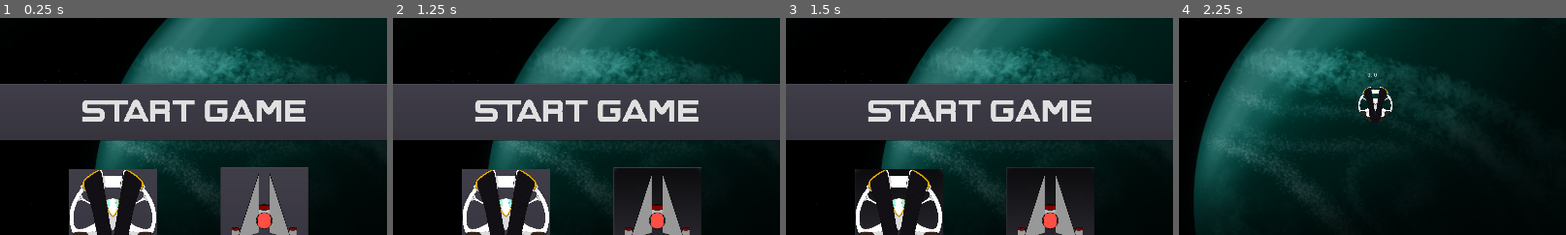
Above: before the commit, frames 1-4 (left to right).
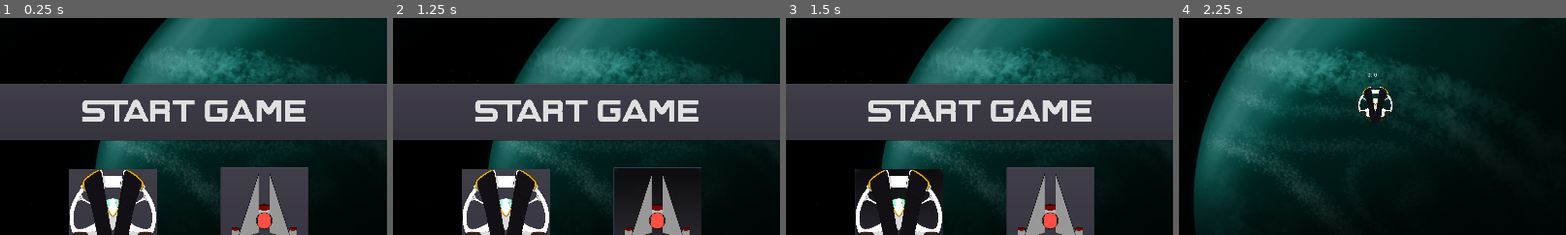
Above: after the commit, the same moments.

Repository: Muxed0/project_tomorrow
Game: Godot game, scene res://ui/main_menu/main_menu.tscn
Same seed, same stepped clock (60 frames per second), same inputs: the game is played once before the commit and once after it.
Inputs (mouse positions are % of the whole screen's width and height, from its top left):
- Up to frame 1 (0.25 s): no input
- Up to frame 2 (1.25 s): click (59, 76) at 0.5 s
- Up to frame 3 (1.5 s): click (39, 75) at 1.25 s
- Up to frame 4 (2.25 s): click "Start Game" at 2 s
The pictures show only the part of the screen within x 25-75%, y 30-80%; the shares and areas given below are measured in that part.

Frames 1-2 are identical in both runs. In frame 3, 4.8% of the frame differs, in the area x 57-80%, y 68-97%; in frame 4, nothing differs.

Commit message:
Implemented ship selection

Diff:
--- /dev/null
+++ b/game/entities/player/ship_data.gd
@@ -0,0 +1,3 @@
+extends Node
+
+var ship_type = 0
--- a/game/project.godot
+++ b/game/project.godot
@@ -13,6 +13,10 @@
 config/name="project_tomorrow"
 run/main_scene="res://ui/main_menu/main_menu.tscn"
 config/icon="res://icon.png"
+
+[autoload]
+
+ShipData="*res://entities/player/ship_data.gd"
 
 [display]
 
--- a/game/ui/main_menu/main_menu.gd
+++ b/game/ui/main_menu/main_menu.gd
@@ -1,4 +1,15 @@
 extends Control
 
 func _on_Button_pressed():
-	get_tree().change_scene("res://world/battle/battle_stage_1.tscn")
+	if $"/root/ShipData".ship_type != 0:
+		get_tree().change_scene("res://world/battle/battle_stage_1.tscn")
+
+
+func _on_ship1_select_button_button_down():
+	$"/root/ShipData".ship_type = 1
+	$ship2_select_button.pressed = false
+
+
+func _on_ship2_select_button_button_down():
+	$"/root/ShipData".ship_type = 2
+	$ship1_select_button.pressed = false
--- a/game/ui/main_menu/main_menu.tscn
+++ b/game/ui/main_menu/main_menu.tscn
@@ -62,3 +62,5 @@
 }
 
 [connection signal="pressed" from="start_button" to="." method="_on_Button_pressed"]
+[connection signal="button_down" from="ship1_select_button" to="." method="_on_ship1_select_button_button_down"]
+[connection signal="button_down" from="ship2_select_button" to="." method="_on_ship2_select_button_button_down"]
